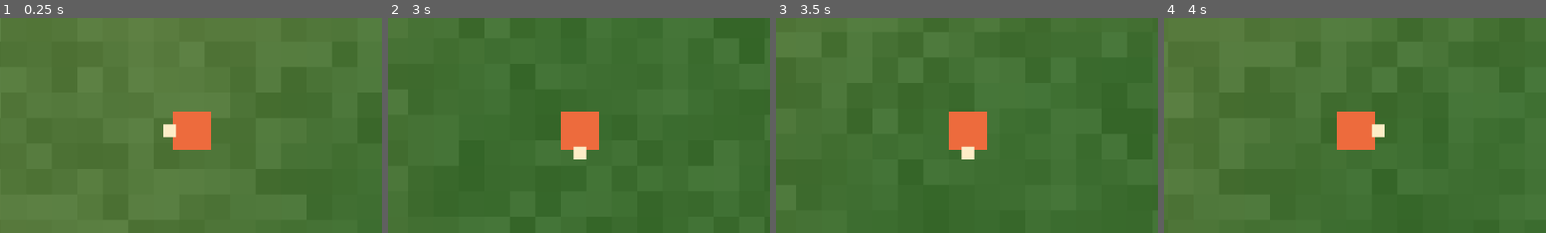
Above: before the commit, frames 1-4 (left to right).
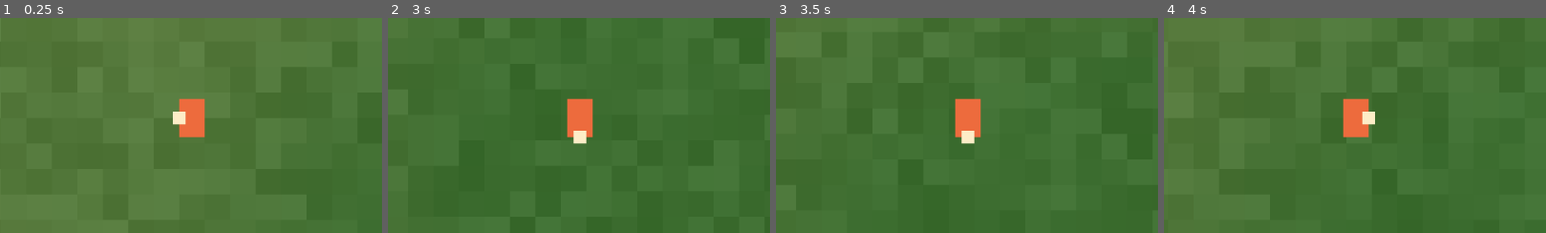
Above: after the commit, the same moments.

Repository: kimtuna/naru
Game: Godot game, scene res://scenes/main.tscn
Two runs of this game, one before a commit and one after it. Both use one fixed random seed, a clock stepped at 60 frames per second and the inputs below.
Inputs (mouse positions are % of the whole screen's width and height, from its top left):
- Up to frame 1 (0.25 s): no input
- Up to frame 2 (3 s): tap Enter at 0.5 s; move the mouse to (72, 45) at 0.52 s; hold D (move_right) 0.53-1.28 s; move the mouse to (30, 55) at 1.27 s; hold S (move_down) 1.28-2.03 s; move the mouse to (60, 28) at 2.02 s; hold D (move_right) 2.03-2.78 s; move the mouse to (45, 70) at 2.77 s; hold W (move_up) from 2.78 s (still down)
- Up to frame 3 (3.5 s): keep holding W (move_up)
- Up to frame 4 (4 s): move the mouse to (80, 65) at 3.52 s; release W (move_up) at 3.53 s; hold A (move_left) from 3.53 s (still down)
The pictures show only the part of the screen within x 25-75%, y 24-74%; the shares and areas given below are measured in that part.

The runs differ from the first frame. In frame 1, 1.7% of the frame differs, in the area x 42-56%, y 37-62%; in frame 2, 1.7%; in frame 3, 1.7%; in frame 4, 1.7%.

Commit message:
캐릭터 몸통을 1칸 폭으로 · 충돌 상자를 발밑 반 칸으로
사람의 몸이 셋으로 갈라져 있었다 — 그리는 네모 48×48 · 충돌 상자 28×28 ·
player.tscn 의 RectangleShape2D 48×48(아무도 안 읽는 값). 좌표는 맞는데
벽에 붙으면 네모가 막힌 칸에 10px 걸쳐 보였다.

- WorldCollide.HALF 를 float → Vector2(TILE*0.5-2, TILE*0.25) = (14, 8).
  _sweep 은 진행 축의 반크기로 앞모서리를, 옆축의 반크기로 검사할 줄을 잡는다
- 몸통 32 × 48 · 상자 28 × 16. **원점이 몸 한가운데 → 발밑**으로 내려갔다 —
  position 이 곧 서 있는 칸이다. 코는 몸통 한가운데를 돈다 (NOSE_DIST 를 지웠다)
- test_player_scene.gd 가 셋을 한자리에 묶는다: 몸통은 TILE 에, 씬의 상자는 HALF*2 에
- measure_collide 에 넷째 판정(걸침)을 넣었다 — 상수가 아니라 살아 있는 씬의 Body 를 읽는다

잰 값: COLLIDE 바다 면 7360.00 · 멈춤 7345.99 · 걸침 1.99 px (바퀴 15 는 10.00) ·
상자 반크기 14 x 8 · 네모 반폭 16 · 질의 1회 3.186 µs · 막힘 67.7% ·
FACE 코 (16,-16)/(0,8)/(0,-40) · MOVE 238.78 px/s · CAMERA 편차 0.0000 px ·
DRAW 불일치 0 · 그린 칸 527 · VIEW 보이는 칸 30.00 x 16.88 ·
TESTS 66 passed, 0 failed (개수 그대로) · ALL GREEN (기준 6개)

Co-Authored-By: Claude Opus 5 (1M context) <noreply@anthropic.com>

Diff:
--- a/scenes/player.tscn
+++ b/scenes/player.tscn
@@ -3,25 +3,25 @@
 [ext_resource type="Script" path="res://scripts/player.gd" id="1_player"]
 
 [sub_resource type="RectangleShape2D" id="1_shape"]
-size = Vector2(48, 48)
+size = Vector2(28, 16)
 
 [node name="Player" type="CharacterBody2D"]
 script = ExtResource("1_player")
 
 [node name="Body" type="ColorRect" parent="."]
 mouse_filter = 2
-offset_left = -24.0
-offset_top = -24.0
-offset_right = 24.0
-offset_bottom = 24.0
+offset_left = -16.0
+offset_top = -40.0
+offset_right = 16.0
+offset_bottom = 8.0
 color = Color(0.93, 0.42, 0.24, 1)
 
 [node name="Nose" type="ColorRect" parent="."]
 mouse_filter = 2
-offset_left = 20.0
-offset_top = -8.0
-offset_right = 36.0
-offset_bottom = 8.0
+offset_left = 8.0
+offset_top = -24.0
+offset_right = 24.0
+offset_bottom = -8.0
 color = Color(0.99, 0.93, 0.78, 1)
 
 [node name="Shape" type="CollisionShape2D" parent="."]
--- a/scripts/player.gd
+++ b/scripts/player.gd
@@ -11,9 +11,11 @@
 ## 달린다 — 재현 가능한 이동이 필요하다 (WorldCollide 머리말).
 ##
 ## **이동과 방향은 별개다** (GDD D-2c): 몸은 WASD 로 가고 얼굴은 커서를 본다.
-
-## 코 네모의 중심이 몸 중심에서 몇 px 떨어지나. 몸통 반폭 24 보다 커야 밖으로 나온다.
-const NOSE_DIST := 28.0
+##
+## **원점은 발밑이다** (바퀴 16). `position` 은 충돌 상자(`WorldCollide.HALF`)의 한가운데이고
+## 그것이 곧 **서 있는 칸**이다 — 그래서 스폰이 칸 한가운데로 딱 떨어진다.
+## 몸통 네모는 그 위로 선다: 1칸 폭 × 1.5칸 키. 머리가 위 칸에 걸쳐 보이는 것은
+## 관례대로 맞는 그림이다 (코어 키퍼). **숫자는 씬에 있다** — 여기서는 `Body` 를 읽는다.
 
 ## 바라보는 방향. AXES 중 하나다 — 대각선은 없다.
 var facing: Vector2 = Vector2.RIGHT
@@ -22,6 +24,7 @@
 ## **비어 있으면 아무것도 안 막는다** — 플레이어 씬만 띄우는 검사가 월드 없이 돌아야 한다.
 var solid := Callable()
 
+@onready var _body: ColorRect = $Body
 @onready var _nose: ColorRect = $Nose
 
 func _ready() -> void:
@@ -38,5 +41,9 @@
 	facing = PlayerFacing.resolve(point - global_position, facing)
 	_place_nose()
 
+## 코를 **몸통 한가운데**에서 바라보는 쪽 모서리에 놓는다 — 원점이 발밑으로 내려갔으므로
+## 방향 × 거리 하나로는 안 된다. 몸통이 정사각형이 아니라 **축마다 반지름이 다르다**:
+## 옆은 16, 위아래는 24. 모서리에 중심을 두면 어느 방향이든 절반이 밖으로 나온다.
 func _place_nose() -> void:
-	_nose.position = facing * NOSE_DIST - _nose.size * 0.5
+	var half := _body.size * 0.5
+	_nose.position = _body.position + half + facing * half.dot(facing.abs()) - _nose.size * 0.5
--- a/scripts/player_facing.gd
+++ b/scripts/player_facing.gd
@@ -17,7 +17,7 @@
 
 const SNAP_DEG := 45.0          # 축 하나가 가져가는 부채꼴의 반각 (360 / 4 / 2)
 const HYSTERESIS_DEG := 10.0    # 이미 잡은 방향을 놓는 데 더 필요한 각
-const DEAD_ZONE := 8.0          # 이보다 가까우면 각이 무의미하다 (몸통 반폭 24px 의 1/3)
+const DEAD_ZONE := 8.0          # 이보다 가까우면 각이 무의미하다 (몸통 반폭 16px 의 절반)
 
 ## 가장 가까운 축. 경계(정확히 45°)에서는 AXES 순서가 정한다 — 결정적이어야 한다.
 static func nearest(aim: Vector2) -> Vector2:
--- a/scripts/world_collide.gd
+++ b/scripts/world_collide.gd
@@ -18,13 +18,16 @@
 ## 「벽에 붙었으니 전부 정지」가 아니다. 속력을 다시 정규화하지도 않는다:
 ## 대각 240 의 한 축은 169.71 이고, 벽을 타면 그 169.71 로 간다.
 
-## 몸 반폭. **타일 반(16)보다 작아야 한다** — 같으면 32px 통로를 지날 때
-## 부동소수 한 톨에 걸려 낀다. 2px 씩 여유를 둔 값이다.
+## 몸 반크기. **네모가 아니라 직사각형이다** (바퀴 16) — 발밑 상자다.
+##
+##   x = 14  타일 반(16)보다 작아야 한다 — 같으면 32px 통로를 지날 때 부동소수 한 톨에
+##           걸려 낀다. 2px 씩 여유를 둔 값이라 **몸통 1칸 폭보다 2px 좁다**
+##   y = 8   **발밑 반 칸**. 그리는 네모는 1.5칸 키인데 상자는 그 아래끝 반 칸뿐이다 —
+##           머리가 위 칸에 걸쳐도 막히지 않는다 (코어 키퍼 관례 · GDD E-1)
 ##
 ## **타일에서 따라 나온다** — 고정값이 바뀌면(바퀴 15 의 48 → 32) 여기도 따라와야 하는데
 ## 숫자를 박아 두면 안 따라온다. 그러면 몸이 통로보다 넓어져 1칸 통로에 낀다.
-## 그리는 네모(48px)는 이보다 넓다: 몸통이 1.5칸이라 막힌 칸에 10px 걸쳐 보인다 (BACKLOG P2).
-const HALF := PlayerMotion.TILE * 0.5 - 2.0
+const HALF := Vector2(PlayerMotion.TILE * 0.5 - 2.0, PlayerMotion.TILE * 0.25)
 
 ## 벽에 붙일 때 남기는 틈. 0 이면 붙은 칸이 「겹친 칸」으로 읽혀 다음 프레임이 흔들린다.
 const EPS := 0.01
@@ -51,8 +54,8 @@
 static func overlaps(pos: Vector2, solid: Callable, half := HALF) -> bool:
 	if not solid.is_valid():
 		return false
-	for ty in range(tile_of(pos.y - half + EPS), tile_of(pos.y + half - EPS) + 1):
-		for tx in range(tile_of(pos.x - half + EPS), tile_of(pos.x + half - EPS) + 1):
+	for ty in range(tile_of(pos.y - half.y + EPS), tile_of(pos.y + half.y - EPS) + 1):
+		for tx in range(tile_of(pos.x - half.x + EPS), tile_of(pos.x + half.x - EPS) + 1):
 			if solid.call(tx, ty):
 				return true
 	return false
@@ -65,15 +68,18 @@
 
 ## `axis` 0=x, 1=y. 지나가는 칸을 **한 줄씩 전부** 본다 — 한 틱에 여러 칸을 건너뛰는
 ## 속도(빠른 탈것·낮은 프레임률)에서도 벽을 뚫지 않는다.
-static func _sweep(pos: Vector2, d: float, axis: int, solid: Callable, half: float) -> float:
+##
+## **상자가 직사각형이라 축마다 반크기가 다르다** (바퀴 16): 앞모서리는 진행 축의 반크기고,
+## 검사할 줄의 범위는 **옆축**의 반크기다. 하나로 뭉뚱그리면 발밑 상자가 네모로 되돌아간다.
+static func _sweep(pos: Vector2, d: float, axis: int, solid: Callable, half: Vector2) -> float:
 	if is_zero_approx(d):
 		return pos[axis]
 	var step := 1 if d > 0.0 else -1
-	var edge := half * step                       # 진행 방향 앞모서리
+	var edge := half[axis] * step                 # 진행 방향 앞모서리
 	var back := EPS * step                        # 모서리를 칸 안쪽으로 한 톨 당긴다
 	# 옆축이 걸치는 칸의 범위. 이 줄들만 검사하면 된다.
-	var lo := tile_of(pos[1 - axis] - half + EPS)
-	var hi := tile_of(pos[1 - axis] + half - EPS)
+	var lo := tile_of(pos[1 - axis] - half[1 - axis] + EPS)
+	var hi := tile_of(pos[1 - axis] + half[1 - axis] - EPS)
 	var first := tile_of(pos[axis] + edge - back) + step
 	var last := tile_of(pos[axis] + d + edge - back)
 	var c := first
--- a/tools/tests/measure_collide.gd
+++ b/tools/tests/measure_collide.gd
@@ -18,10 +18,15 @@
 const RUNWAY := 3          # 해안 서쪽으로 이만큼 땅이 있어야 뛰어들 거리가 나온다
 const STRAIGHT := 1.0      # 바다로 곧장 걷는 시간(초). 240px = 7.5칸이라 활주로(97.99px)를 넘는다
 # 해안을 타는 시간(초). **타일이 32 로 작아지면서 1.2 → 0.9 로 줄였다** (바퀴 15):
-# 대각 한 축 169.71 × 0.9 = 152.7px 라 활주로는 넘기고, 몸 아래끝이
-# 16 + 152.7 + 14 = 182.7px 라 곧은 해안 7줄(224px) 안에 남는다. 1.2 였으면 233.6px 로 넘쳤다.
+# 대각 한 축 169.71 × 0.9 = 152.7px 라 활주로는 넘기고, 상자 아래끝이
+# 16 + 152.7 + 8 = 176.7px 라 곧은 해안 7줄(224px) 안에 남는다. 1.2 였으면 227.7px 로 넘쳤다.
+# (상자가 발밑 반 칸이 되면서 여유가 6px 늘었다 — 바퀴 16. 0.9 는 안 바꿨다.)
 const SLIDE := 0.9
 const TOL_POS := 0.05      # 벽에 붙는 자리는 계산이 정한다 — 틱 경계가 안 섞인다
+# **그리는 네모가 막힌 칸에 걸치는 몫의 상한(px).** 몸통이 1칸 폭(32)이고 상자 반폭이
+# 14 면 걸치는 것은 16 - 14 - 0.01 = **1.99px** 뿐이다 — 일부러 남긴 여유 그 자체다.
+# 1.5칸(48) 이던 바퀴 15 까지는 **10px** 였다: 좌표는 맞는데 사람 눈에는 벽에 파묻혔다.
+const MAX_OVER := 2.5
 const TOL_RATE := 5.0      # 속력은 물리 틱 경계로 ±1틱(4px) 이 남는다 (measure_move 와 같다)
 const WARMUP := 3          # 씬의 _ready(월드 배선)는 첫 프레임 뒤에 돈다
 
@@ -130,7 +135,7 @@
 	var p: Dictionary = _phases[_i]
 	var pos: Vector2 = _player.position
 	var moved := pos - _from
-	var want_x := _wall - WorldCollide.HALF - WorldCollide.EPS
+	var want_x := _wall - WorldCollide.HALF.x - WorldCollide.EPS
 	var rate_y := moved.y / _t
 	var ok := true
 
@@ -146,11 +151,26 @@
 	if absf(rate_y - p["rate_y"]) > TOL_RATE:
 		ok = false
 		_fail("%s 세로 속력" % p["name"], "%.2f px/s" % rate_y, "%.2f ±%.0f px/s" % [p["rate_y"], TOL_RATE])
+	# ④ **그리는 네모가 막힌 칸에 얼마나 걸치나** (바퀴 16). ①②③ 이 전부 맞아도
+	#    네모가 상자보다 한참 넓으면 사람 눈에는 몸이 바다에 잠긴 채로 보인다 —
+	#    단위 검사도 좌표 판정도 이 구멍을 못 본다. **살아 있는 씬의 네모를 읽는다.**
+	var over := pos.x + _body_half_x() - _wall
+	if over > MAX_OVER:
+		ok = false
+		_fail("%s 네모가 바다에 걸침" % p["name"], "%.2f px" % over, "%.2f px 이하" % MAX_OVER)
 
 	if not ok:
 		_bad += 1
-	print("COLLIDE %-12s x %8.2f (바다 면 %.2f) · 세로 %7.2f px/s · %.4f s 동안 %s  %s" % [
-		p["name"], pos.x, _wall, rate_y, _t, moved, "ok" if ok else "FAIL"])
+	print("COLLIDE %-12s x %8.2f (바다 면 %.2f) · 세로 %7.2f px/s · 걸침 %.2f px · %.4f s 동안 %s  %s" % [
+		p["name"], pos.x, _wall, rate_y, over, _t, moved, "ok" if ok else "FAIL"])
+
+## 그리는 네모의 반폭. **씬에서 읽는다** — 상수로 적으면 씬을 넓혀도 안 따라온다.
+## 네모가 없으면 0 을 준다: 그건 `test_player_scene.gd` 가 잡을 일이다.
+func _body_half_x() -> float:
+	if _player == null:
+		return 0.0
+	var body := _player.get_node_or_null("Body") as Control
+	return body.size.x * 0.5 if body != null else 0.0
 
 ## 「이 칸이 막나」 한 번의 값. 지금은 물을 때마다 잡음을 다시 푼다 —
 ## 한 물리 틱에 네 번쯤 묻는다(옆축 2줄 × 두 축). 이 값이 커지면 월드를 미리 구워 둔다.
@@ -169,9 +189,10 @@
 
 func _finish() -> bool:
 	_query_cost()
-	print("COLLIDE %s (구간 %d · 몸 반폭 %.0f · 틈 %.2f · 물리 %d Hz)" % [
+	print("COLLIDE %s (구간 %d · 상자 반크기 %.0f x %.0f · 네모 반폭 %.0f · 틈 %.2f · 물리 %d Hz)" % [
 		"ok" if _bad == 0 else "FAIL %d개" % _bad, _phases.size(),
-		WorldCollide.HALF, WorldCollide.EPS, Engine.physics_ticks_per_second])
+		WorldCollide.HALF.x, WorldCollide.HALF.y, _body_half_x(),
+		WorldCollide.EPS, Engine.physics_ticks_per_second])
 	quit(1 if _bad > 0 else 0)
 	return true
 
--- a/tools/tests/measure_facing.gd
+++ b/tools/tests/measure_facing.gd
@@ -114,9 +114,16 @@
 	if absf(angle_difference(deg_to_rad(p["deg"]), deg_to_rad(aim_deg))) > deg_to_rad(1.0):
 		_fail("커서 각 %s" % p["name"], "%.2f°" % aim_deg, "%.2f°" % p["deg"])
 	# 코 네모가 방향을 따라갔나 — facing 만 맞고 그림이 안 돌면 사람 눈엔 안 보인다.
+	# **몸통 한가운데를 돈다** (바퀴 16): 원점이 발밑으로 내려가서 몸 중심은 그 위에 있고,
+	# 몸통이 정사각형이 아니라 축마다 반지름이 다르다 (옆 16 · 위아래 24).
+	# 기대값을 **씬의 네모에서 다시 세운다** — 코가 상수 하나에 매달려 있지 않다.
 	var nose: Node = _player.get_node_or_null("Nose")
+	var body: Control = _player.get_node_or_null("Body")
 	var nose_c: Vector2 = nose.position + nose.size * 0.5 if nose != null else Vector2.INF
-	var nose_want: Vector2 = want * _player.NOSE_DIST
+	var nose_want := Vector2.INF
+	if body != null:
+		var half: Vector2 = body.size * 0.5
+		nose_want = body.position + half + want * half.dot(want.abs())
 	var ok := got == want and nose_c.is_equal_approx(nose_want)
 	if not ok:
 		_bad += 1
--- a/tools/tests/measure_window.gd
+++ b/tools/tests/measure_window.gd
@@ -47,7 +47,10 @@
 const LOGICAL_I := Vector2i(960, 540)
 const SETTLE := 4                  # 순간이동·걷기 뒤 카메라가 따라붙을 시간
 const STEP := 8                    # 표본 간격(px). 8 → 120 x 68 = 8160 점
-const SKIP_BOX := 56.0             # 화면 중심에서 이만큼은 건너뛴다 (몸 24 · 코 36)
+# 화면 중심(= 플레이어 발밑)에서 이만큼은 건너뛴다. **원점이 발밑이라 위아래가 다르다**
+# (바퀴 16): 몸통이 위로 40 · 아래로 8 이고, 위를 볼 때 코 끝이 48 까지 간다. 옆은 24 다.
+# 큰 쪽(48)에 여유를 얹은 값이라 네모가 표본에 안 섞인다.
+const SKIP_BOX := 56.0
 const TOL := 2.0 / 255.0           # 8비트로 두 칸. 렌더러가 반올림할 자리를 남긴다
 const MIN_SHARE := 0.15            # 물·땅이 각각 이만큼은 화면에 있어야 판정이 공허하지 않다
 const MAX_TILES := 700             # 31 x 18 = 558. 통째로 그리면 65536 이다
--- a/tools/tests/test_camera.gd
+++ b/tools/tests/test_camera.gd
@@ -20,7 +20,8 @@
 	if cam == null:
 		failures.append("플레이어 씬에 Camera2D 'Camera' 가 있어야 한다")
 	else:
-		eq(cam.position, Vector2.ZERO, "카메라가 플레이어 중심에 있어야 한다")
+		# 원점은 **발밑**이다 (바퀴 16) — 카메라가 비추는 것도 그 점이다.
+		eq(cam.position, Vector2.ZERO, "카메라가 플레이어 원점(발밑)에 있어야 한다")
 	p.free()
 
 func test_camera_zoom_is_one() -> void:
--- a/tools/tests/test_player_scene.gd
+++ b/tools/tests/test_player_scene.gd
@@ -23,14 +23,31 @@
 	check(ResourceLoader.exists(PLAYER), "플레이어 씬이 있어야 한다: %s" % PLAYER)
 	var p: Node = load(PLAYER).instantiate()
 	check(p is CharacterBody2D, "루트는 CharacterBody2D 여야 한다 — 잰 값 %s" % p.get_class())
+	var t := PlayerMotion.TILE
 	var body := p.get_node_or_null("Body") as ColorRect
 	if body == null:
 		failures.append("색 네모(ColorRect 'Body')가 있어야 한다")
 	else:
-		# 캐릭터 키 48px = 타일 **1.5칸** (BACKLOG 고정값). 중심이 노드 원점에 오게 24px 씩 밀려 있다.
-		# **그리는 네모이지 충돌 상자가 아니다** — 충돌 상자는 타일을 따라 내려갔다 (WorldCollide.HALF = 14).
-		eq(body.size, Vector2(48, 48), "색 네모 크기")
-		eq(body.position, Vector2(-24, -24), "색 네모 오프셋(중심 맞춤)")
+		# 몸통은 **1칸 폭 × 1.5칸 키** 다 (BACKLOG 고정값 · 코어 키퍼 비율).
+		# **원점이 발밑**이라(바퀴 16) 네모는 그 위로 선다: 아래끝이 발밑 상자의 아래끝과 같다.
+		eq(body.size, Vector2(t, t * 1.5), "색 네모 크기 (1칸 폭 × 1.5칸 키)")
+		eq(body.position, Vector2(-t * 0.5, WorldCollide.HALF.y - t * 1.5),
+			"색 네모 오프셋 (가로 가운데 · 아래끝 = 발밑 상자 아래끝)")
+		# **셋으로 갈라져 있던 값이 여기서 만난다.** 몸통이 1칸보다 넓으면 벽에 붙었을 때
+		# 그만큼이 막힌 칸에 파묻혀 보인다 — 48px 이던 때가 한쪽에 10px 였다.
+		check(body.size.x <= t, "몸통 폭 — 잰 값 %.2f px · 기대 1칸(%.2f px) 이하" % [body.size.x, t])
+	# **충돌 상자는 발밑 반 칸이다.** 씬의 모양은 지금 아무도 안 읽지만
+	# (`move_and_slide` 를 안 쓴다 — WorldCollide 머리말) 값이 갈라지면 나중에 물리를
+	# 붙이는 사람이 **다른 몸**을 얻는다. 그래서 WorldCollide 에 묶어 둔다.
+	var shape := p.get_node_or_null("Shape") as CollisionShape2D
+	var rect: RectangleShape2D = null
+	if shape != null:
+		rect = shape.shape as RectangleShape2D
+	if rect == null:
+		failures.append("충돌 상자(CollisionShape2D 'Shape' + RectangleShape2D)가 있어야 한다")
+	else:
+		eq(rect.size, WorldCollide.HALF * 2.0, "충돌 상자 크기 (발밑 반 칸)")
+		eq(shape.position, Vector2.ZERO, "충돌 상자 자리 (원점이 곧 발밑이다)")
 	p.free()
 
 func test_player_uses_the_motion_class() -> void:
--- a/tools/tests/test_world_collide.gd
+++ b/tools/tests/test_world_collide.gd
@@ -5,8 +5,10 @@
 ## 지도는 **손으로 만든다** — 씨앗 월드로 재면 잡음 상수를 건드릴 때마다 검사가 흔들린다.
 ## `#` 이 막는 칸이고 `.` 이 빈 칸이다. 지도 밖은 비어 있다.
 ##
-## 숫자는 전부 손으로 계산한 값이다: 타일 32 · 몸 반폭 14 · 틈 0.01.
-## 예) 3번 칸(96px)에 오른쪽으로 부딪히면 몸 중심은 96 - 14 - 0.01 = **81.99**.
+## 숫자는 전부 손으로 계산한 값이다: 타일 32 · 상자 반크기 **14 x 8** · 틈 0.01.
+## 예) 3번 칸(96px)에 오른쪽으로 부딪히면 몸 중심은 96 - 14 - 0.01 = **81.99**,
+## 4번 칸(128px)에 아래로 부딪히면 128 - 8 - 0.01 = **119.99** 다 —
+## **상자가 발밑 반 칸이라 세로가 가로보다 6px 더 간다** (바퀴 16).
 ##
 ## **T 를 PlayerMotion.TILE 에서 안 가져온다.** 가져오면 타일을 바꿨을 때 아래 숫자들이
 ## 소리 없이 틀린 채로 초록이 된다 — 손 계산이 독립된 값이어야 검사가 검사다.
@@ -63,14 +65,15 @@
 	var p := WorldCollide.move(Vector2(48, 48), Vector2(200, 0), _map(COAST))
 	at(p, 81.99, 48.0, "해안에 정면으로 부딪힘")
 
-func test_four_directions_stop_symmetrically() -> void:
-	# 방 한가운데(80,80)에서 네 방향으로 500px 씩 — 어느 쪽이든 벽 앞 14.01px 에 선다.
+func test_four_directions_stop_at_the_box_edge() -> void:
+	# 방 한가운데(80,80)에서 네 방향으로 500px 씩 — 옆은 벽 앞 14.01px, 위아래는 8.01px 다.
+	# **대칭이 아닌 것이 이 바퀴의 요점이다**: 상자가 네모가 아니라 발밑 직사각형이다.
 	var m := _map(BOX)
 	var want := {
 		"오른쪽": [Vector2(500, 0), Vector2(113.99, 80)],
 		"왼쪽": [Vector2(-500, 0), Vector2(46.01, 80)],
-		"아래": [Vector2(0, 500), Vector2(80, 113.99)],
-		"위": [Vector2(0, -500), Vector2(80, 46.01)],
+		"아래": [Vector2(0, 500), Vector2(80, 119.99)],
+		"위": [Vector2(0, -500), Vector2(80, 40.01)],
 	}
 	for name in want:
 		var p := WorldCollide.move(Vector2(80, 80), want[name][0], m)
@@ -106,7 +109,7 @@
 func test_concave_corner_blocks_both_axes() -> void:
 	var m := _map(["...#", "...#", "####"])
 	var p := WorldCollide.move(Vector2(80, 48), Vector2(200, 200), m)
-	at(p, 81.99, 49.99, "오목한 구석")
+	at(p, 81.99, 55.99, "오목한 구석")
 
 ## ── 끼지 않는다 ───────────────────────────────────────────────────────
 
@@ -117,10 +120,15 @@
 	#  숫자라 세션이 못 올린다. 개수를 늘리면 「검사를 지우면 바닥이 잡는다」 대조군이
 	#  딱 하나만큼 헐거워진다 — 바퀴 15 에 실제로 놓쳤다.)
 	eq(PlayerMotion.TILE, T, "손 계산이 깔고 있는 타일 크기")
-	eq(WorldCollide.HALF, T * 0.5 - 2.0, "손 계산이 깔고 있는 몸 반폭")
+	eq(WorldCollide.HALF, Vector2(T * 0.5 - 2.0, T * 0.25), "손 계산이 깔고 있는 상자 반크기")
 	# 같으면 32px 통로에서 부동소수 한 톨에 걸려 낀다. 이 부등식이 아래 검사의 근거다.
-	check(WorldCollide.HALF < T * 0.5,
-		"몸 반폭 — 잰 값 %.2f · 기대 타일 반 %.2f 미만" % [WorldCollide.HALF, T * 0.5])
+	check(WorldCollide.HALF.x < T * 0.5,
+		"상자 반폭 — 잰 값 %.2f · 기대 타일 반 %.2f 미만" % [WorldCollide.HALF.x, T * 0.5])
+	# **발밑 반 칸**: 상자가 몸통 키(1.5칸)를 따라가면 벽 앞 한 칸 반에 멈춰 서서
+	# 「보이는 땅에 못 가는」 그림이 된다 (BACKLOG P2 · 코어 키퍼 관례).
+	check(WorldCollide.HALF.y < WorldCollide.HALF.x,
+		"상자 반높이 — 잰 값 %.2f · 기대 반폭 %.2f 미만 (발밑 상자다)" % [
+			WorldCollide.HALF.y, WorldCollide.HALF.x])
 
 func test_one_tile_corridor_is_passable() -> void:
 	var m := _map(["#.#", "#.#", "#.#", "#.#"])
Not shown, changed: docs/BACKLOG.md
Not shown, changed: docs/JOURNAL.md
Not shown, changed: docs/NUMBERS.md
Not shown, changed: tools/loop/redteam.sh
